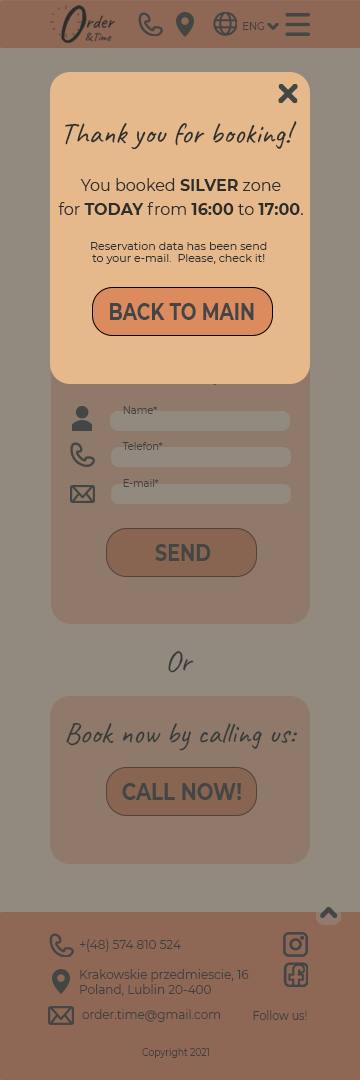
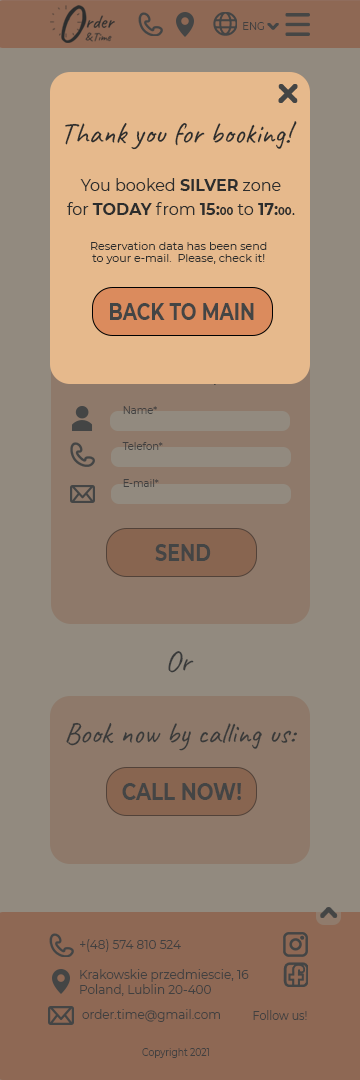
Two versions of the same layered image (360×1080). Layer-by-layer changes:
renamed "You booked silver zone for today from 16:00 to 17:00." to "You booked silver zone for today from 15:00 to 17:00.", moved it above "Reservation data has been send to your e-mail. Please, check", painted on it over [58, 202, 303, 215]
